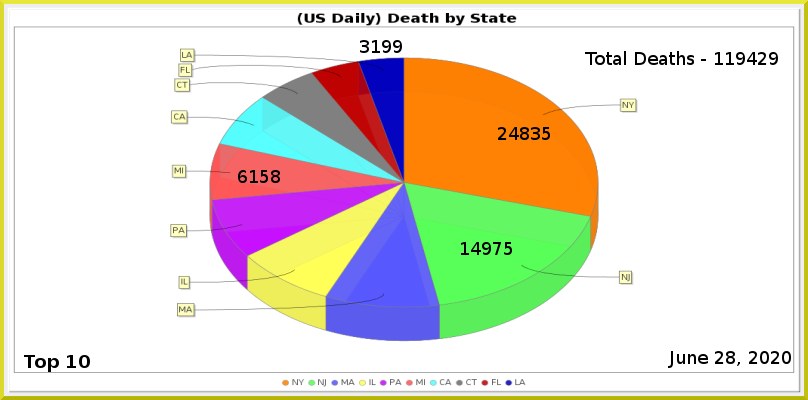
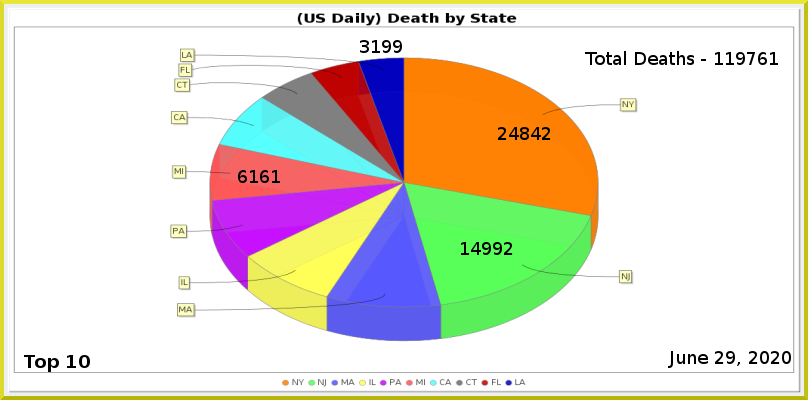
Layer changes from the first 808 x 400 image to the second:
painted on "MI" over [260, 170, 280, 183]
painted on "NJ" over [493, 242, 513, 255]
painted on "NY" over [531, 127, 551, 140]
renamed "Total Deaths - 119429" to "Total Deaths - 119761", painted on it over [747, 52, 778, 65]
painted on "Current Date" over [726, 351, 735, 364]
painted on "Death_by_State.png" over [170, 58, 638, 342]
